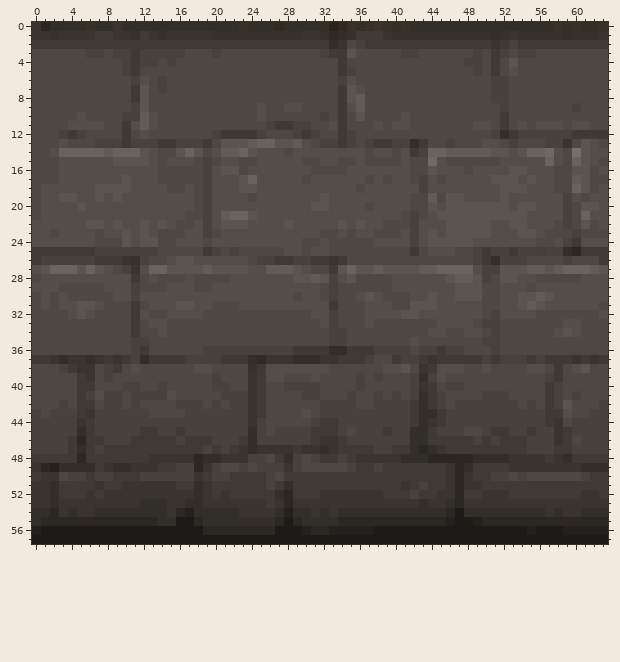
Pixel-art sprite, stored at Core/Labrynith_Core/Labrynith_Core/resource/Wall.png. Above, as it was before the edit.
The file is 64x58 pixels. Colours within 5 levels of each other are drawn and written as one.
Once edited:
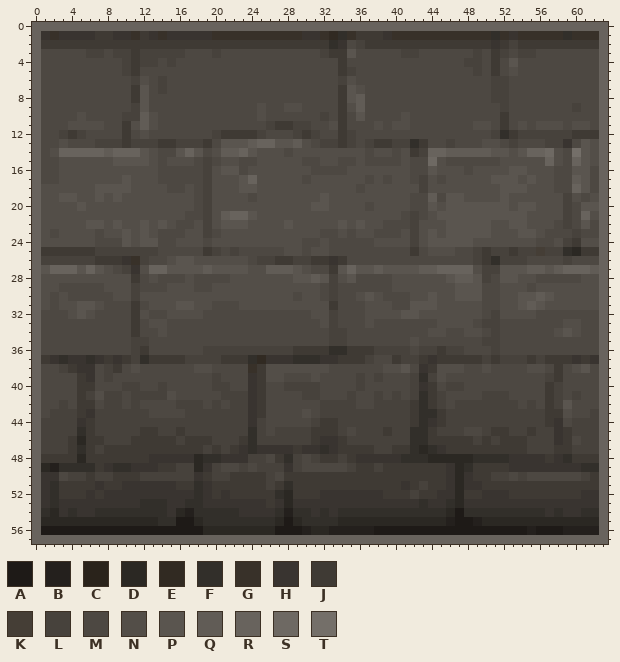
Palette (. is transparent): A #1e1a17  B #24201d  C #2a231b  D #2b2823  E #312a22  F #322f2a  G #383129  H #393430  J #3f3a34  K #453e36  L #47423c  M #4d4842  N #534e48  P #5a554f  Q #615c56  R #68635d  S #6e6963  T #746f69
Difference:
Changed rows in their new state; - is an unchanged pixel.
first column x 0:
 0 RRRRRRRRRRRRRRRRRRRRRRRRRRRRRRRRRRRRRRRRRRRRRRRRRRRRRRRRRRRRRRRR
 1 R--------------------------------------------------------------R
 2 R--------------------------------------------------------------R
 3 R--------------------------------------------------------------R
 4 R--------------------------------------------------------------R
 5 R--------------------------------------------------------------R
 6 R--------------------------------------------------------------R
 7 R--------------------------------------------------------------R
 8 R--------------------------------------------------------------R
 9 R--------------------------------------------------------------R
10 R--------------------------------------------------------------R
11 R--------------------------------------------------------------R
12 R--------------------------------------------------------------R
13 R--------------------------------------------------------------R
14 R--------------------------------------------------------------R
15 R--------------------------------------------------------------R
16 R--------------------------------------------------------------R
17 R--------------------------------------------------------------R
18 R--------------------------------------------------------------R
19 R--------------------------------------------------------------R
20 R--------------------------------------------------------------R
21 R--------------------------------------------------------------R
22 R--------------------------------------------------------------R
23 R--------------------------------------------------------------R
24 R--------------------------------------------------------------R
25 R--------------------------------------------------------------R
26 R--------------------------------------------------------------R
27 R--------------------------------------------------------------R
28 R--------------------------------------------------------------R
29 R--------------------------------------------------------------R
30 R--------------------------------------------------------------R
31 R--------------------------------------------------------------R
32 R--------------------------------------------------------------R
33 R--------------------------------------------------------------R
34 R--------------------------------------------------------------R
35 R--------------------------------------------------------------R
36 R--------------------------------------------------------------R
37 R--------------------------------------------------------------R
38 R--------------------------------------------------------------R
39 R--------------------------------------------------------------R
40 R--------------------------------------------------------------R
41 R--------------------------------------------------------------R
42 R--------------------------------------------------------------R
43 R--------------------------------------------------------------R
44 R--------------------------------------------------------------R
45 R--------------------------------------------------------------R
46 R--------------------------------------------------------------R
47 R--------------------------------------------------------------R
48 R--------------------------------------------------------------R
49 R--------------------------------------------------------------R
50 R--------------------------------------------------------------R
51 R--------------------------------------------------------------R
52 R--------------------------------------------------------------R
53 R--------------------------------------------------------------R
54 R--------------------------------------------------------------R
55 R--------------------------------------------------------------R
56 R--------------------------------------------------------------R
57 RRRRRRRRRRRRRRRRRRRRRRRRRRRRRRRRRRRRRRRRRRRRRRRRRRRRRRRRRRRRRRRR
Pixel boxes of the changes (left, top, right, bottom) in both pictures:
changed: (32, 22, 608, 544)
